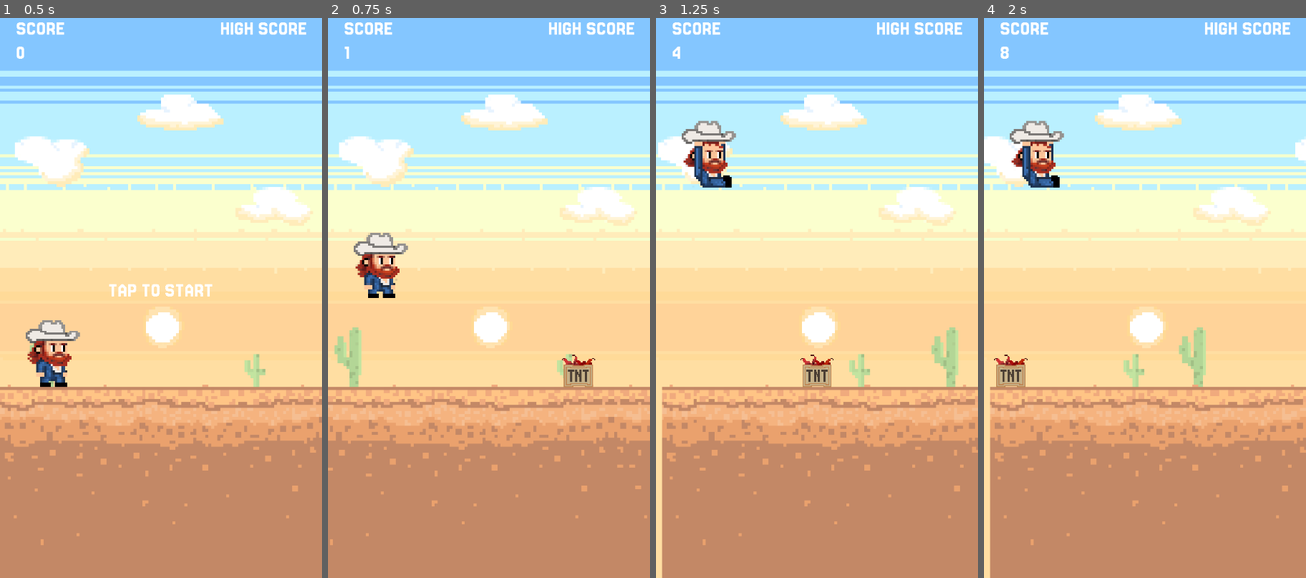
Above: before the commit, frames 1-4 (left to right).
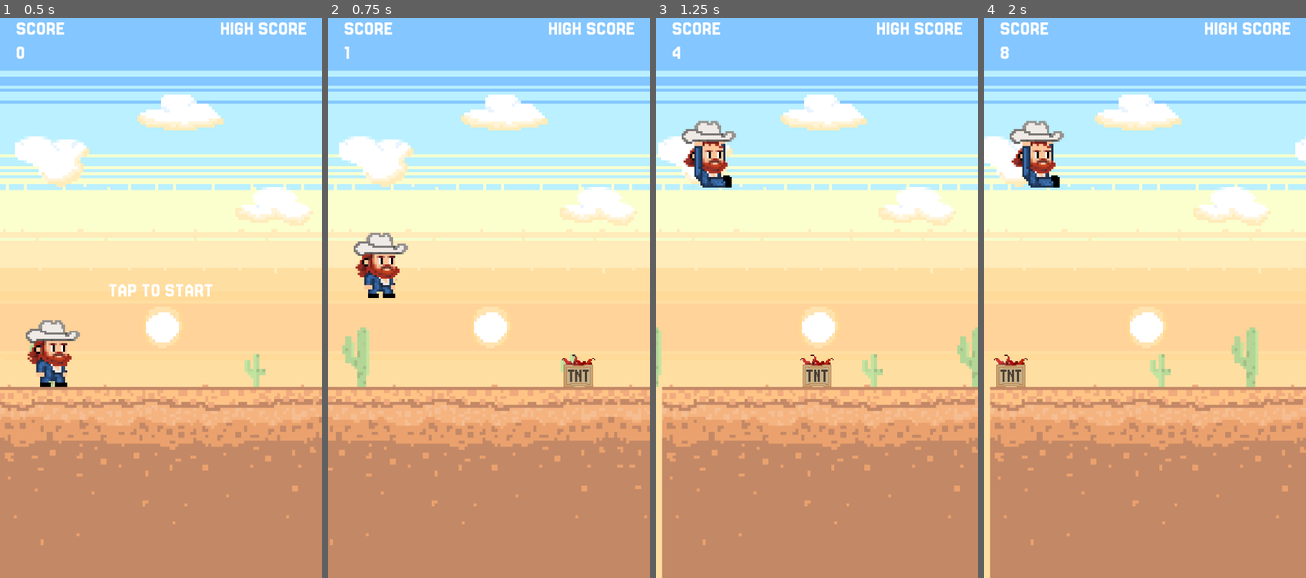
Above: after the commit, the same moments.

Repository: rgomezp/cowboy-game
Game: Godot game, scene res://scenes/main.tscn
Same seed, same stepped clock (60 frames per second), same inputs: the game is played once before the commit and once after it.
Inputs:
- Up to frame 1 (0.5 s): no input
- Up to frame 2 (0.75 s): tap Enter (ui_accept) at 0.5 s
- Up to frame 3 (1.25 s): tap Enter (ui_accept) at 0.77 s
- Up to frame 4 (2 s): tap Enter (ui_accept) at 1.52 s

Frame 1 is identical in both runs. In frame 2, 0.7% of the frame differs, in the area x 2-77%, y 55-66%; in frame 3, 1.4%; in frame 4, 1.5%, in the area x 43-86%, y 55-66%.

Commit message:
Adds more special event sprites
Introduces two new special event sprites: "devil plush" and "man baby".

These new sprites are now integrated into the special event manager,
increasing the variety of events that can occur.

Adjusts parallax background motion scales to create a more balanced effect.

Diff:
--- a/scenes/main.gd
+++ b/scenes/main.gd
@@ -12,6 +12,8 @@
 var us_flag_scene = preload("res://scenes/specials/us_flag.tscn")
 var cheerleader_scene = preload("res://scenes/specials/cheerleader.tscn")
 var smoker_scene = preload("res://scenes/specials/smoker.tscn")
+var devil_plush_scene = preload("res://scenes/specials/devil_plush.tscn")
+var man_baby_scene = preload("res://scenes/specials/man_baby.tscn")
 
 # Preload manager scripts
 var ScoreManager = preload("res://scenes/ScoreManager.gd")
@@ -123,7 +125,7 @@
 	add_child(special_event_manager)
 	special_event_manager.special_event_started.connect(_on_special_event_started)
 	special_event_manager.special_event_ended.connect(_on_special_event_ended)
-	var special_types: Array[PackedScene] = [texas_flag_scene, us_flag_scene, cheerleader_scene, smoker_scene]
+	var special_types: Array[PackedScene] = [texas_flag_scene, us_flag_scene, cheerleader_scene, smoker_scene, devil_plush_scene, man_baby_scene]
 	special_event_manager.initialize(special_types, screen_size, ground_sprite, $SpecialGround, $SpecialEventButtons)
 
 	# Connect button signals
--- a/scenes/parallax_background.tscn
+++ b/scenes/parallax_background.tscn
@@ -20,7 +20,7 @@
 centered = false
 
 [node name="ParallaxLayer2" type="ParallaxLayer" parent="."]
-motion_scale = Vector2(0.4, 1)
+motion_scale = Vector2(0.3, 1)
 motion_mirroring = Vector2(1082, 0)
 
 [node name="Sprite2D" type="Sprite2D" parent="ParallaxLayer2"]
@@ -28,7 +28,7 @@
 centered = false
 
 [node name="ParallaxLayer3" type="ParallaxLayer" parent="."]
-motion_scale = Vector2(0.6, 1)
+motion_scale = Vector2(0.4, 1)
 motion_mirroring = Vector2(1082, 0)
 
 [node name="Sprite2D" type="Sprite2D" parent="ParallaxLayer3"]
--- a/scenes/special_sprite_data.gd
+++ b/scenes/special_sprite_data.gd
@@ -7,6 +7,8 @@
 	"res://scenes/specials/us_flag.tscn": true,     # true = "makes sense" (good)
 	"res://scenes/specials/cheerleader.tscn": true, # true = "makes sense" (good)
 	"res://scenes/specials/smoker.tscn": true,      # true = "makes sense" (good)
+	"res://scenes/specials/devil_plush.tscn": false, # false = "hwwat?" (bad)
+	"res://scenes/specials/man_baby.tscn": false,   # false = "hwwat?" (bad)
 }
 
 static func is_good_sprite(scene_path: String) -> bool:
--- /dev/null
+++ b/scenes/specials/devil_plush.tscn
@@ -0,0 +1,12 @@
+[gd_scene load_steps=3 format=3 uid="uid://d0etxjrwuncr"]
+
+[ext_resource type="Texture2D" path="res://assets/img/specials/devil_plush.png" id="1_devil"]
+[ext_resource type="Script" uid="uid://dfo8lwvbbnylk" path="res://scenes/specials/special.gd" id="2_special"]
+
+[node name="DevilPlush" type="Node2D"]
+script = ExtResource("2_special")
+
+[node name="Sprite2D" type="Sprite2D" parent="."]
+texture_filter = 1
+scale = Vector2(3, 3)
+texture = ExtResource("1_devil")
--- /dev/null
+++ b/scenes/specials/man_baby.tscn
@@ -0,0 +1,12 @@
+[gd_scene load_steps=3 format=3 uid="uid://506u1kuxxofs"]
+
+[ext_resource type="Texture2D" uid="uid://bhm2bldxdmf0" path="res://assets/img/specials/man_baby.png" id="1_manbaby"]
+[ext_resource type="Script" uid="uid://dfo8lwvbbnylk" path="res://scenes/specials/special.gd" id="2_special"]
+
+[node name="ManBaby" type="Node2D"]
+script = ExtResource("2_special")
+
+[node name="Sprite2D" type="Sprite2D" parent="."]
+texture_filter = 1
+scale = Vector2(6, 6)
+texture = ExtResource("1_manbaby")
--- a/scenes/specials/special.gd
+++ b/scenes/specials/special.gd
@@ -35,7 +35,7 @@
 	# Camera moves at full speed, so flag lags behind creating parallax effect
 	# Calculate position relative to initial camera position
 	var camera_delta = camera_x - initial_camera_x
-	var flag_delta = camera_delta * 0.25  # Flag moves 30% of camera movement
+	var flag_delta = camera_delta * 0.30  # Flag moves 30% of camera movement
 	var spawn_offset = screen_size.x + 100  # Original spawn offset
 	position.x = initial_camera_x + spawn_offset + flag_delta
 
Binary file added: assets/img/specials/devil_plush.png
Not shown, added: assets/img/specials/devil_plush.png.import
Binary file added: assets/img/specials/man_baby.png
Not shown, added: assets/img/specials/man_baby.png.import
